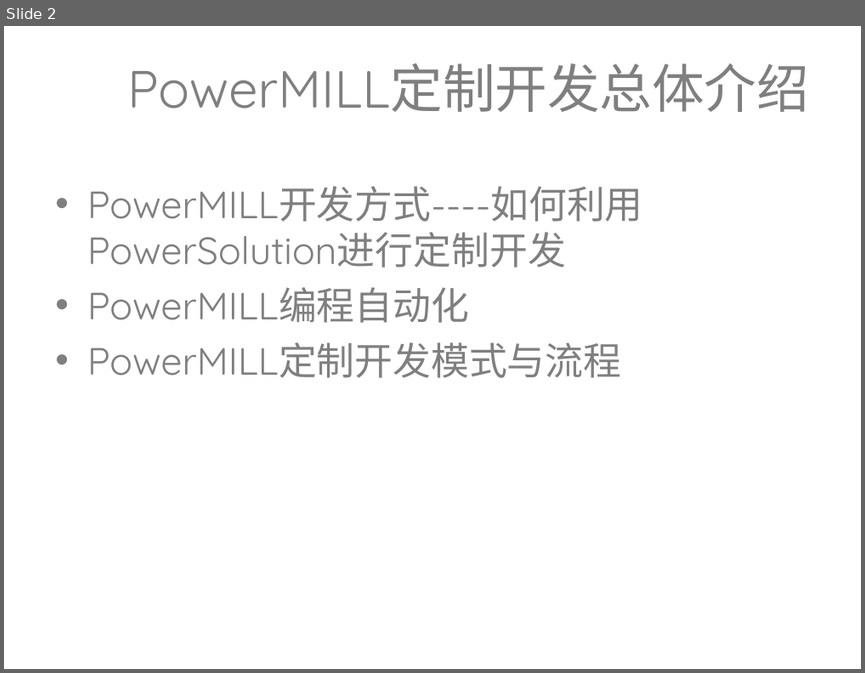
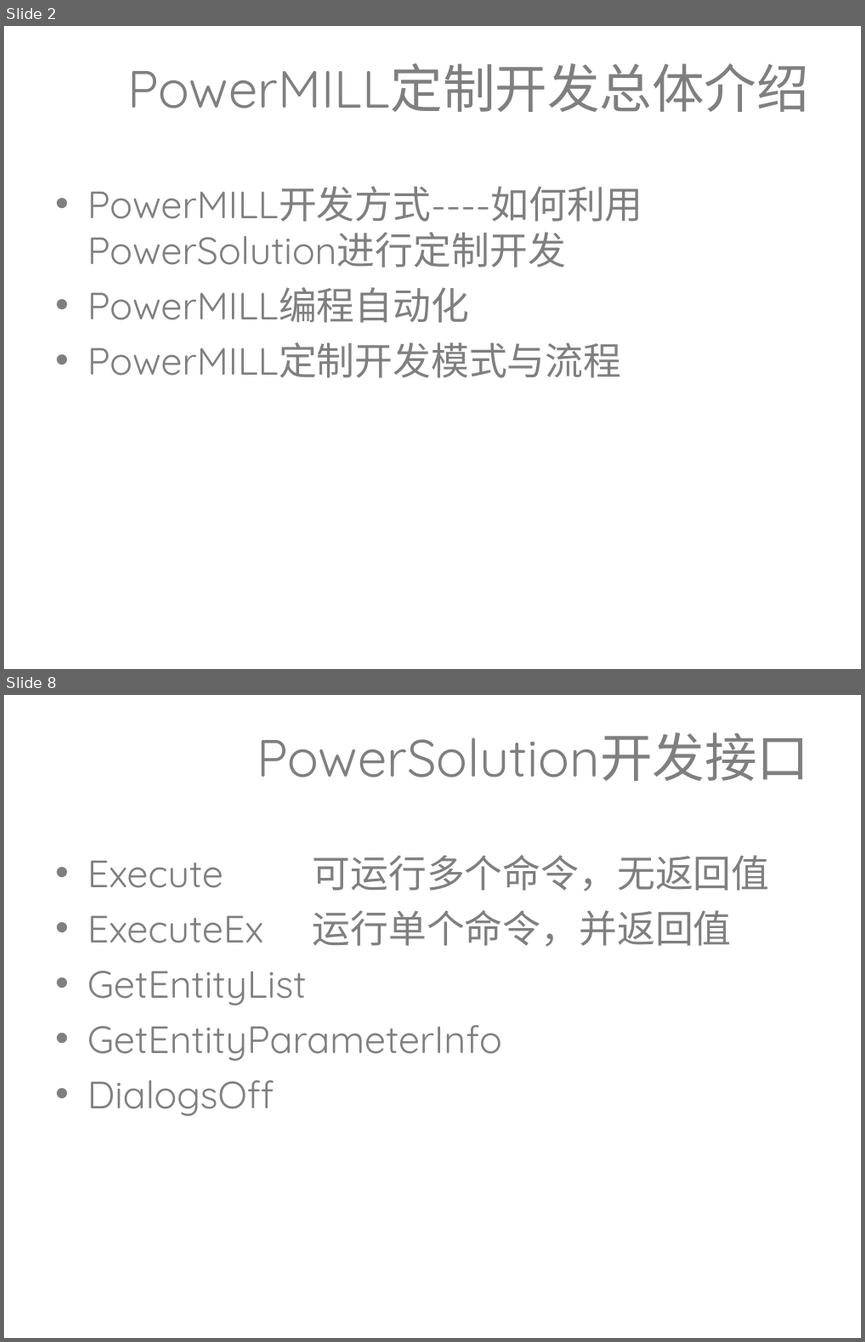
Before and after one commit to lixiaolei19821218/Training_PPT, a slide deck: 定制开发培训.ppt. Shown one above the other, each under a label of ours: slide 2 before the commit, slides 2 and 8 after it; the slides between them are not shown. The pictures are 865x673 and 865x1342 pixels, drawn with LibreOffice and Linux fonts; fonts in the diff are those of the drawing; background and template pictures are left out. Boxes give left, top, right and bottom in pixels: in the first picture for what was removed or moved away, otherwise in the second. Text is boxed around its words. In the diff, an @@ line names an element or a change of style, - is before the commit and + after.

```diff
--- a/定制开发培训.ppt
+++ b/定制开发培训.ppt
@@ slide 8 added at bbox=[4, 695, 861, 1338], background picture (left out) @@
@@ title added at bbox=[256, 732, 809, 781], 44 pt, text #7F7F7F @@
+PowerSolution开发接口
@@ text added at bbox=[87, 855, 770, 1116], 32 pt, text #7F7F7F @@
+• Execute 可运行多个命令，无返回值
+• ExecuteEx 运行单个命令，并返回值
+• GetEntityList
+• GetEntityParameterInfo
+• DialogsOff
```
Also in this commit, not shown: 21 other slides added, 1 slide removed.
